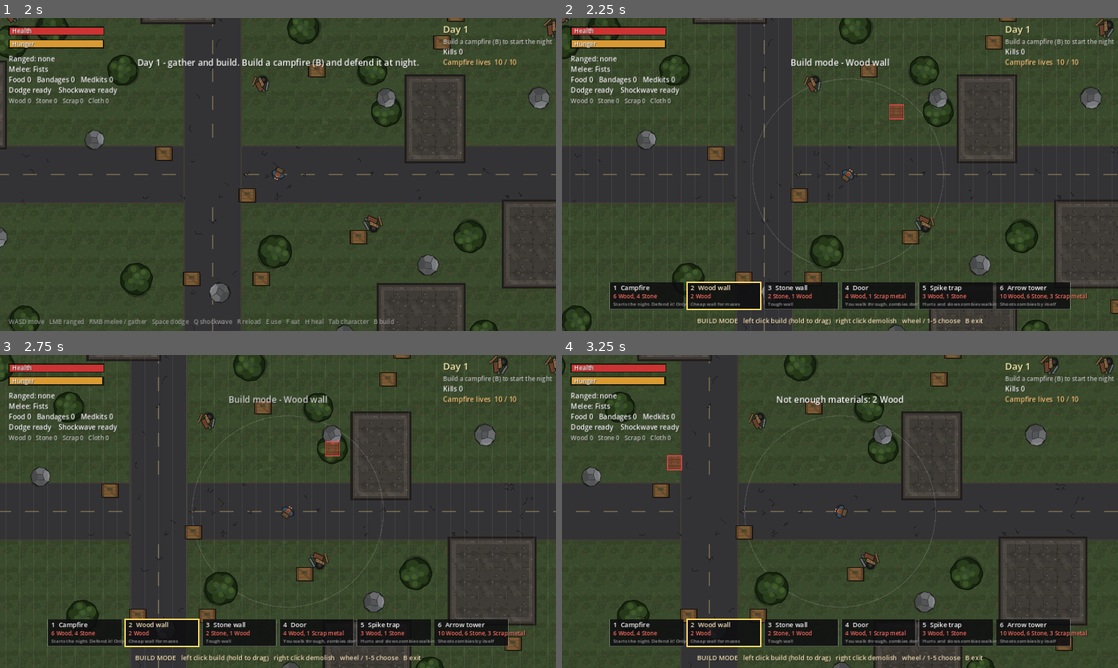
Above: before the commit, frames 1-4 (two rows, left to right).
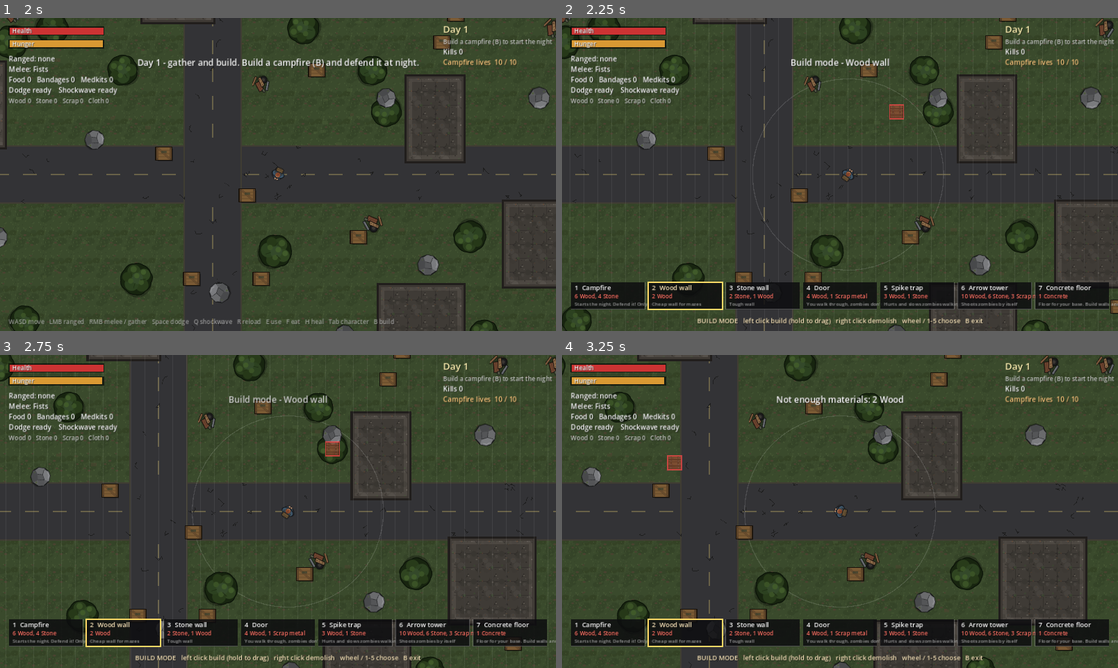
Above: after the commit, the same moments.

Repository: CptSyphilis/nightfall-
Game: Godot game, scene res://scenes/main.tscn
Same seed, same stepped clock (60 frames per second), same inputs: the game is played once before the commit and once after it.
Inputs (mouse positions are in pixels of both pictures, inside the frame that each line leads up to):
- Up to frame 1 (2 s): tap Enter (restart) at 0.5 s; move the mouse to (400, 158) at 0.52 s; hold D (move_right) 0.53-1.25 s; hold Right mouse button (demolish) 0.53-1.25 s; click (400, 158) at 0.67 s; drag from (166, 190) to (250, 237) at 1.27 s
- Up to frame 2 (2.25 s): tap Enter (restart) at 2 s; move the mouse to (895, 105) at 2.02 s; hold D (move_right) from 2.03 s (still down); hold B (build_mode) from 2.03 s (still down)
- Up to frame 3 (2.75 s): keep holding D (move_right); keep holding B (build_mode); right-click (333, 442) at 2.3 s
- Up to frame 4 (3.25 s): release D (move_right) at 2.75 s; release B (build_mode) at 2.75 s; drag from (812, 574) to (673, 464) at 2.77 s

Frame 1 is identical in both runs. In frame 2, 3.6% of the frame differs, in the area x 1-100%, y 84-94%; in frame 3, 3.6%; in frame 4, 3.6%.

Commit message:
Concrete and concrete floors
Co-Authored-By: Claude Opus 5.5 <noreply@anthropic.com>
Claude-Session: https://claude.ai/code/session_01TRX34mMyiPJpagye9Z5d4b

Diff:
--- a/scripts/buildings.gd
+++ b/scripts/buildings.gd
@@ -14,9 +14,10 @@
 	"door":       {"name": "Door",        "cost": {"wood": 4, "scrap": 1},             "hp": 160.0},
 	"spikes":     {"name": "Spike trap",  "cost": {"wood": 3, "stone": 1},             "hp": 80.0},
 	"tower":      {"name": "Arrow tower", "cost": {"wood": 10, "stone": 6, "scrap": 3}, "hp": 300.0},
+	"concrete_floor": {"name": "Concrete floor", "cost": {"concrete": 1},          "hp": 500.0},
 }
 
-const ORDER := ["campfire", "wood_wall", "stone_wall", "door", "spikes", "tower"]
+const ORDER := ["campfire", "wood_wall", "stone_wall", "door", "spikes", "tower", "concrete_floor"]
 
 ## What each piece does, shown in build mode.
 const INFO := {
@@ -26,7 +27,14 @@
 	"door": "You walk through, zombies don't",
 	"spikes": "Hurts and slows zombies walking over it",
 	"tower": "Shoots zombies by itself",
+	"concrete_floor": "Floor for your base. Build walls and chests on top",
 }
+
+
+## Floors lie under everything: you can build walls, traps and chests on top,
+## and nobody bumps into them.
+static func is_floor(kind: String) -> bool:
+	return kind == "concrete_floor"
 
 
 static func is_piece(kind: String) -> bool:
--- a/scripts/items.gd
+++ b/scripts/items.gd
@@ -12,6 +12,7 @@
 	"scrap":     {"name": "Scrap metal", "stack": 30,  "color": Color(0.8, 0.5, 0.35)},
 	"cloth":     {"name": "Cloth",       "stack": 30,  "color": Color(0.85, 0.82, 0.7)},
 	"arrow":     {"name": "Arrows",      "stack": 50,  "color": Color(0.85, 0.75, 0.55)},
+	"concrete":  {"name": "Concrete",    "stack": 50,  "color": Color(0.78, 0.78, 0.76)},
 	"workbench": {"name": "Workbench",   "stack": 5,   "color": Color(0.6, 0.85, 0.6), "placeable": true},
 	"chest":     {"name": "Chest",       "stack": 5,   "color": Color(0.6, 0.85, 0.6), "placeable": true},
 	# Backpack upgrades are used up right away: they give you more inventory slots.
@@ -30,7 +31,7 @@
 
 ## The order items are listed in the inventory.
 const ORDER := ["pistol", "bow", "crossbow", "club", "stone_axe", "spear", "spiked_club", "machete",
-	"ammo", "arrow", "food", "bandage", "medkit", "wood", "stone", "scrap", "cloth", "workbench", "chest"]
+	"ammo", "arrow", "food", "bandage", "medkit", "wood", "stone", "scrap", "cloth", "concrete", "workbench", "chest"]
 
 ## Weapon stats.
 ## Melee:  damage, range (pixels), arc (radians each side, small = narrow thrust),
@@ -68,6 +69,7 @@
 	{"id": "crossbow",    "amount": 1, "cost": {"wood": 10, "scrap": 4, "cloth": 2}, "bench": true},
 	{"id": "ammo",        "amount": 6, "cost": {"scrap": 2, "stone": 1},            "bench": true},
 	{"id": "medkit",      "amount": 1, "cost": {"cloth": 3, "scrap": 2},            "bench": true},
+	{"id": "concrete",    "amount": 2, "cost": {"stone": 3},                        "bench": true},
 ]
 
 
--- a/scripts/main.gd
+++ b/scripts/main.gd
@@ -239,6 +239,8 @@
 	s.position = pos
 	s.setup(kind)
 	items_node.add_child(s)
+	if s.is_floor():
+		items_node.move_child(s, 0)   # floors are drawn under everything else
 	if nav != null:
 		nav.add_structure(s)   # zombies need to walk around it
 	return s
@@ -301,7 +303,7 @@
 		if r.grow(4).intersects(rect):
 			return false
 	for s in get_tree().get_nodes_in_group("structures"):
-		if s.rect().grow(4).intersects(rect):
+		if not s.is_floor() and s.rect().grow(4).intersects(rect):
 			return false
 	for n in get_tree().get_nodes_in_group("resources"):
 		if rect.grow(n.radius + 2).has_point(n.global_position):
@@ -336,15 +338,19 @@
 	if not Rect2(Vector2(32, 32), WORLD_SIZE - Vector2(64, 64)).encloses(rect):
 		return false
 	var inside := rect.grow(-1.0)
+	var laying_floor := Buildings.is_floor(kind)
 	for r in ruins:
 		if r.intersects(inside):
 			return false
 	for s in get_tree().get_nodes_in_group("structures"):
-		if s.rect().intersects(inside):
+		# Floors only clash with other floors; everything else sits on top of them.
+		if s.is_floor() == laying_floor and s.rect().intersects(inside):
 			return false
 	for n in get_tree().get_nodes_in_group("resources"):
 		if rect.grow(n.radius - 2.0).has_point(n.global_position):
 			return false
+	if laying_floor:
+		return true   # you can lay a floor right under yourself
 	for body in [player] + get_tree().get_nodes_in_group("zombies"):
 		if rect.grow(body.radius - 2.0).has_point(body.global_position):
 			return false
@@ -371,7 +377,10 @@
 ## Removes what you built at this spot. Build pieces give half their cost back,
 ## chests and workbenches go back into your inventory. Campfires stay.
 func demolish_at(pos: Vector2) -> bool:
-	for s in get_tree().get_nodes_in_group("structures"):
+	# Things standing on a floor go first, then the floor itself.
+	var list: Array = get_tree().get_nodes_in_group("structures")
+	list.sort_custom(func(a, b): return not a.is_floor() and b.is_floor())
+	for s in list:
 		if not s.rect().grow(2.0).has_point(pos):
 			continue
 		if s.kind == "campfire":
--- a/scripts/structure.gd
+++ b/scripts/structure.gd
@@ -37,6 +37,7 @@
 	"door": Vector2(32, 32),
 	"spikes": Vector2(32, 32),
 	"tower": Vector2(32, 32),
+	"concrete_floor": Vector2(32, 32),
 }
 
 # Spike trap
@@ -77,8 +78,8 @@
 	add_to_group("structures")
 	collision_mask = 0
 	match kind:
-		"spikes":
-			collision_layer = 0          # you walk over traps
+		"spikes", "concrete_floor":
+			collision_layer = 0          # you walk over traps and floors
 		"door":
 			collision_layer = LAYER_DOOR
 		_:
@@ -94,7 +95,11 @@
 
 ## True if zombies have to walk around it (traps don't count).
 func blocks_path() -> bool:
-	return kind != "spikes"
+	return kind != "spikes" and not is_floor()
+
+
+func is_floor() -> bool:
+	return Buildings.is_floor(kind)
 
 
 ## True if the player can press E / Square on it.
@@ -219,6 +224,12 @@
 ## Draws a structure onto any canvas item (also used for the build mode preview).
 static func draw_piece(ci: CanvasItem, k: String, sz: Vector2, t: float = 0.0, aim: float = -PI / 2) -> void:
 	var r := Rect2(-sz / 2, sz)
+	if k == "concrete_floor":
+		ci.draw_rect(r, Color(0.52, 0.52, 0.5))
+		ci.draw_rect(r.grow(-1.0), Color(0.6, 0.6, 0.58))
+		ci.draw_line(r.position + Vector2(5, 9), r.position + Vector2(12, 11), Color(0.5, 0.5, 0.48), 1.0)
+		ci.draw_line(r.position + Vector2(20, 22), r.position + Vector2(26, 19), Color(0.5, 0.5, 0.48), 1.0)
+		return
 	# Soft drop shadow under the things that stand up off the ground.
 	if k in ["chest", "workbench", "tower"]:
 		ci.draw_rect(Rect2(r.position + Vector2(3, 4), r.size), Color(0, 0, 0, 0.3))
--- a/tests/test_runner.gd
+++ b/tests/test_runner.gd
@@ -625,6 +625,29 @@
 		game.demolish_at(cellpos.call(-2 + i, 3))
 	await frames(2)
 
+	# Concrete floor: walkable, and other pieces sit on top of it.
+	bag2.set_count("concrete", 0)
+	bag2.set_count("stone", 100)
+	var bench3 = game.spawn_structure("workbench", cellpos.call(-2, -1))
+	check(p.craft("concrete") and bag2.count("concrete") == 2, "craft concrete at a workbench (3 stone = 2)")
+	bench3.queue_free()
+	await frames(1)
+	check(game.build_piece("concrete_floor", cellpos.call(2, -3)) and bag2.count("concrete") == 1, "build a concrete floor (1 concrete)")
+	check(nav.is_free(cellpos.call(2, -3)), "zombies can walk on floors")
+	check(not game.build_piece("concrete_floor", cellpos.call(2, -3)), "cannot put two floors in one square")
+	check(game.build_piece("concrete_floor", cellpos.call(0, 0)), "you can lay a floor under yourself")
+	check(game.build_piece("wood_wall", cellpos.call(2, -3)), "a wall can be built on a floor")
+	check(not nav.is_free(cellpos.call(2, -3)), "the wall on the floor still blocks zombies")
+	game.demolish_at(cellpos.call(2, -3))
+	var kinds_left := []
+	for st in get_nodes_in_group("structures"):
+		if st.global_position.distance_to(cellpos.call(2, -3)) < 1.0:
+			kinds_left.append(st.kind)
+	check(kinds_left == ["concrete_floor"], "demolish takes the wall first and leaves the floor")
+	game.demolish_at(cellpos.call(2, -3))
+	game.demolish_at(cellpos.call(0, 0))
+	await frames(2)
+
 	# Door: the player walks through, zombies don't.
 	check(game.build_piece("door", cellpos.call(0, 3)), "build a door")
 	var door = null
Not shown, changed: README.md
